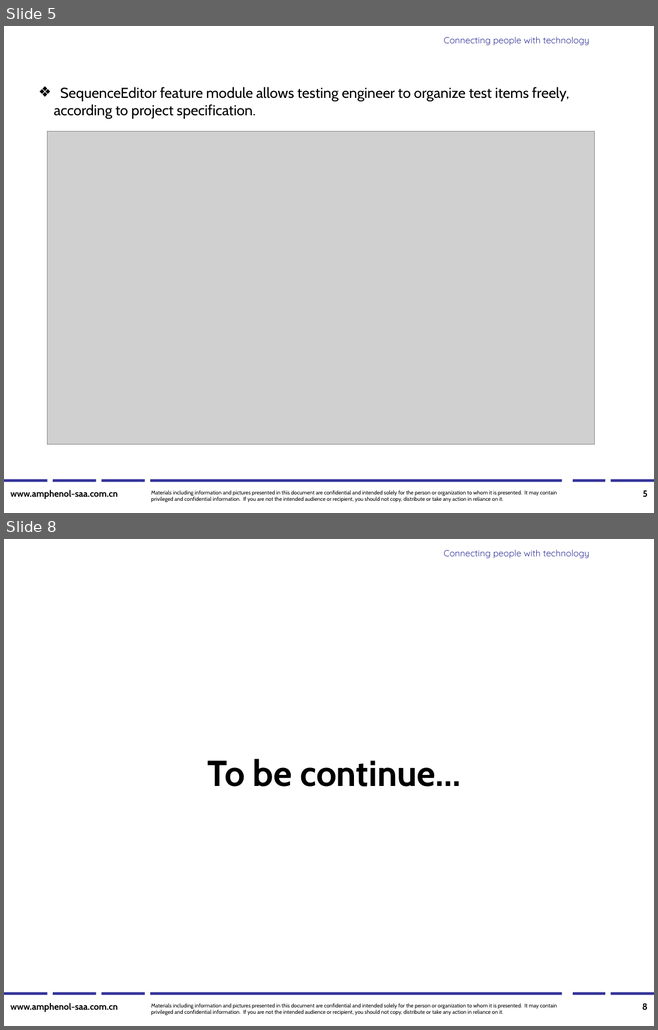
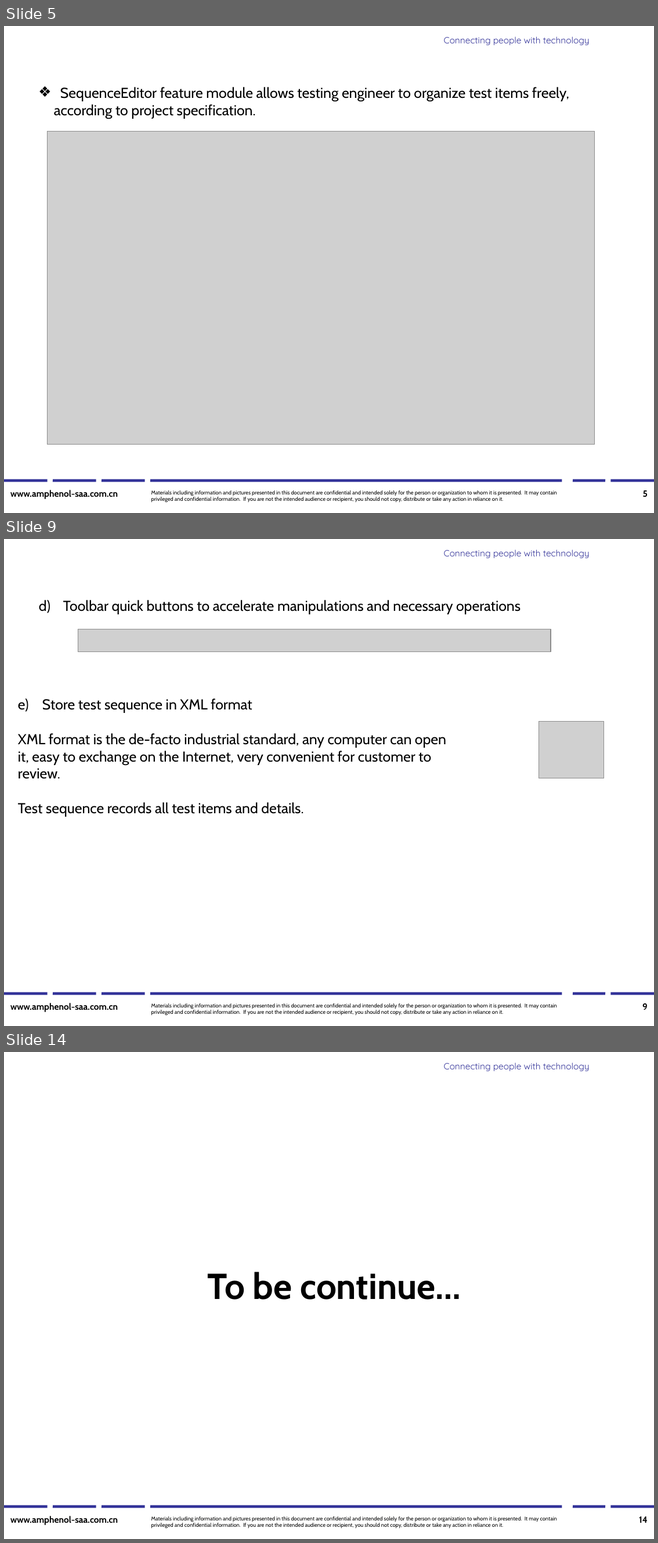
Before and after one commit to Frederick-Hsu/AUPS, a slide deck: AUPS/AUPS software system description.ppt. Shown one above the other, each under a label of ours: slides 5 and 8 before the commit, slides 5, 9 and 14 after it; the slides between them are not shown. The pictures are 658x1030 and 658x1543 pixels, drawn with LibreOffice and Linux fonts; fonts in the diff are those of the drawing; grey boxes stand for pictures; background and template pictures are left out. Boxes give left, top, right and bottom in pixels: in the first picture for what was removed or moved away, otherwise in the second. Text is boxed around its words. In the diff, an @@ line names an element or a change of style, - is before the commit and + after.

```diff
--- a/AUPS/AUPS software system description.ppt
+++ b/AUPS/AUPS software system description.ppt
@@ slide 9 added at <box>4,539,654,1026</box>, background #FFFFFF; not listed: 10 template elements that a slide beside it also shows @@
@@ text added at <box>63,600,520,614</box>, 16 pt, text #000000 @@
+d) Toolbar quick buttons to accelerate manipulations and necessary operations
@@ picture added at <box>78,629,550,652</box> @@
@@ text added at <box>18,699,446,817</box>, 16 pt, text #000000 @@
+e) Store test sequence in XML format
+XML format is the de-facto industrial standard, any computer can open
+it, easy to exchange on the Internet, very convenient for customer to
+review.
+Test sequence records all test items and details.
@@ picture added at <box>539,722,604,779</box> @@
@@ page number added at <box>642,1004,647,1010</box>, 10 pt, text #000000, bold @@
+9
@@ what was slide 8 is now slide 14 @@
@@ page number at <box>639,1517,647,1523</box>: text changed @@
-8
+14
```
Also in this commit, not shown: 6 other slides added, 1 slide removed.
